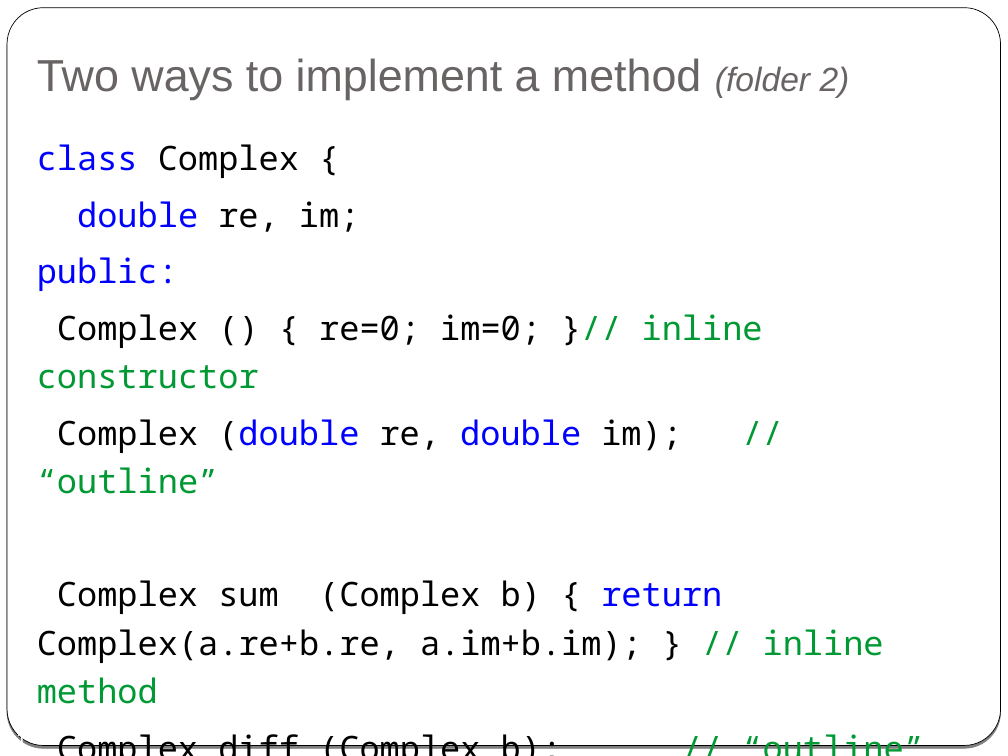
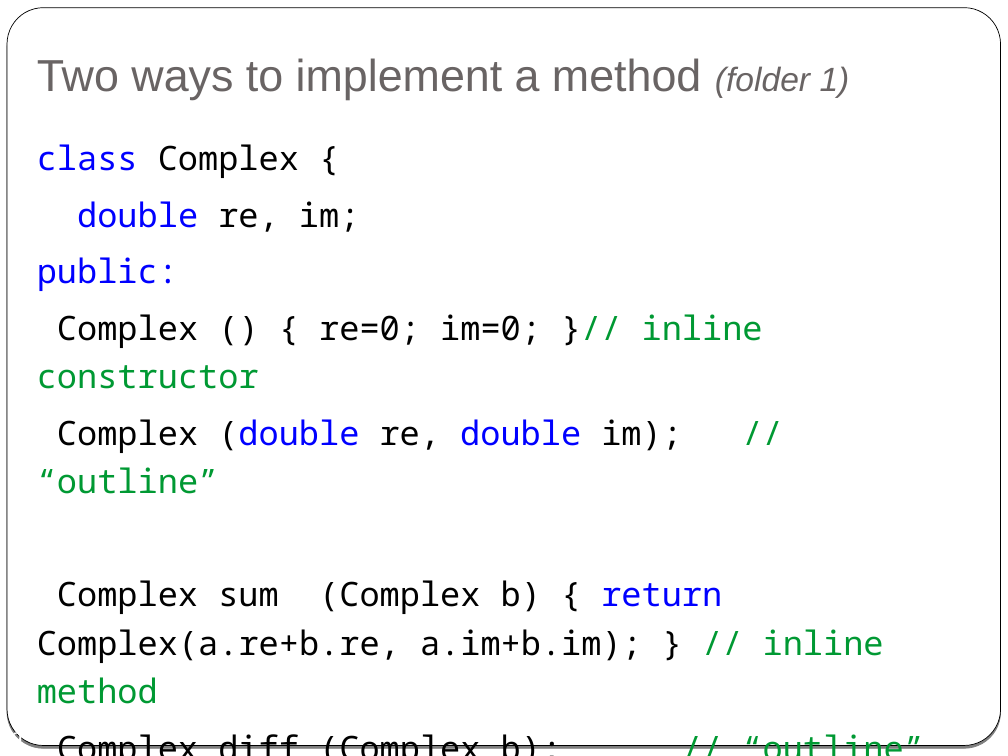
Before and after one commit to cpp-at-ariel/cpp-5779, a slide deck: slide 9 of 02-classes-constructors-destructors/slides-1-classes.odp (slide 11 before the commit). Drawn at 1008x756 pixels with LibreOffice and Linux fonts; fonts in the diff are those of the drawing. Boxes give left, top, right and bottom in pixels: in the first picture for what was removed or moved away, otherwise in the second. Text is boxed around its words. In the diff, an @@ line names an element or a change of style, - is before the commit and + after.

Commit message:
Reorganize folders; add explanation about make

```diff
--- a/02-classes-constructors-destructors/slides-1-classes.odp
+++ b/02-classes-constructors-destructors/slides-1-classes.odp
@@ title at [37, 58, 850, 100]: text changed @@
-Two ways to implement a method (folder 2)
+Two ways to implement a method (folder 1)
@@ page number at [11, 731, 22, 742]: text changed @@
-11
+9
```
Also in this commit, not shown: 6 other slides changed, 2 slides removed, 54 other files.
